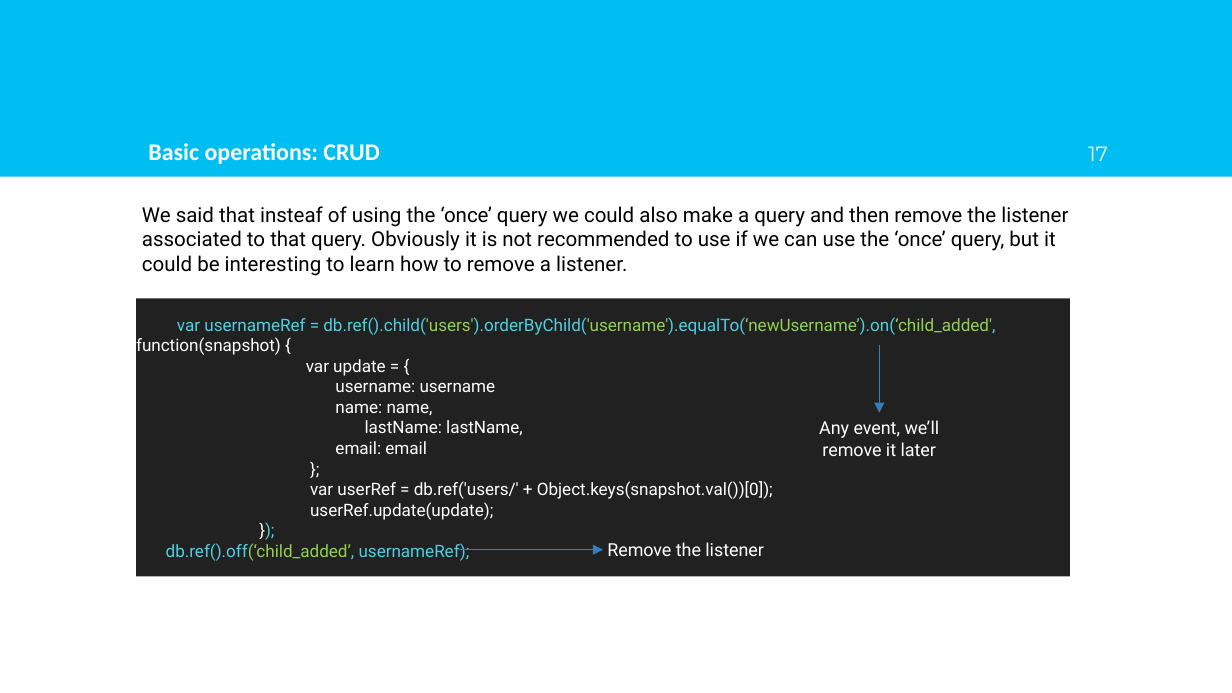
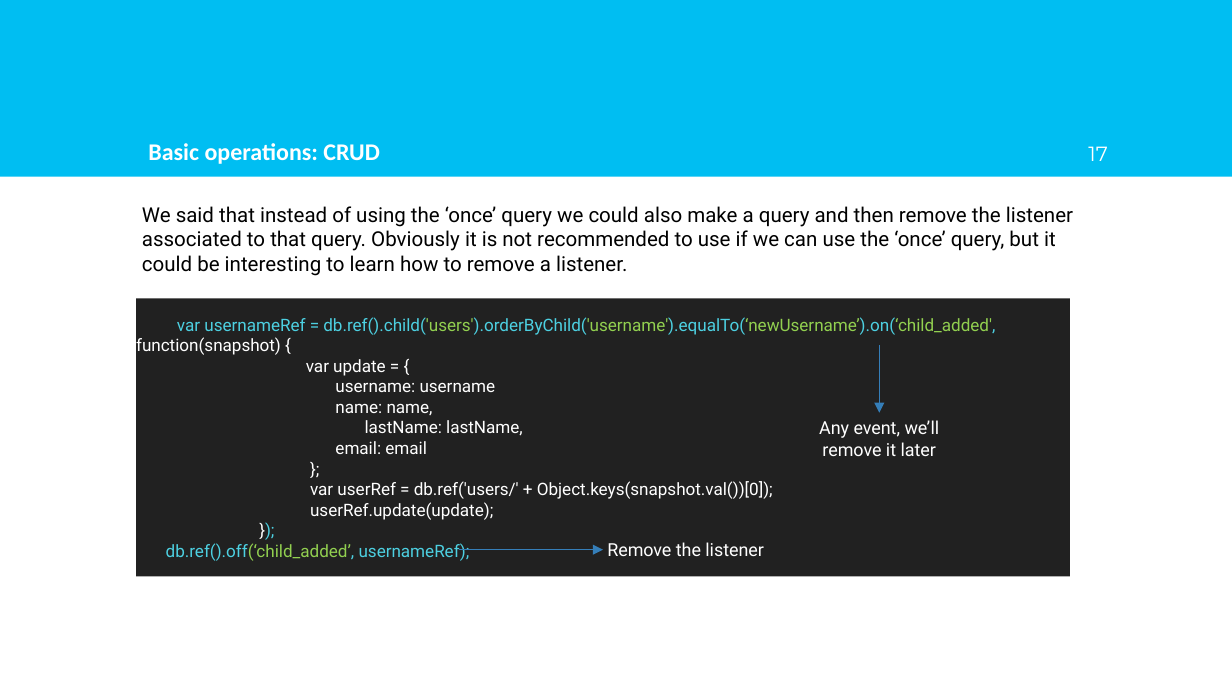
Before and after one commit to AlfonsoLRz/Firebase-Tutorial, a slide deck: slide 17 of doc/Tutorial.pptx. Drawn at 1232x693 pixels with LibreOffice and Linux fonts; fonts in the diff are those of the drawing; background and template pictures are left out. Boxes give left, top, right and bottom in pixels: in the first picture for what was removed or moved away, otherwise in the second. Text is boxed around its words. In the diff, an @@ line names an element or a change of style, - is before the commit and + after.

```diff
--- a/doc/Tutorial.pptx
+++ b/doc/Tutorial.pptx
@@ text at [142,206,1073,276]: text changed @@
-We said that insteaf of using the ‘once’ query we could also make a query and then remove the listener associated to that query. Obviously it is not recommended to use if we can use the ‘once’ query, but it could be interesting to learn how to remove a listener.
+We said that instead of using the ‘once’ query we could also make a query and then remove the listener associated to that query. Obviously it is not recommended to use if we can use the ‘once’ query, but it could be interesting to learn how to remove a listener.
```
Also in this commit, not shown: 2 other slides changed, 1 other file.
